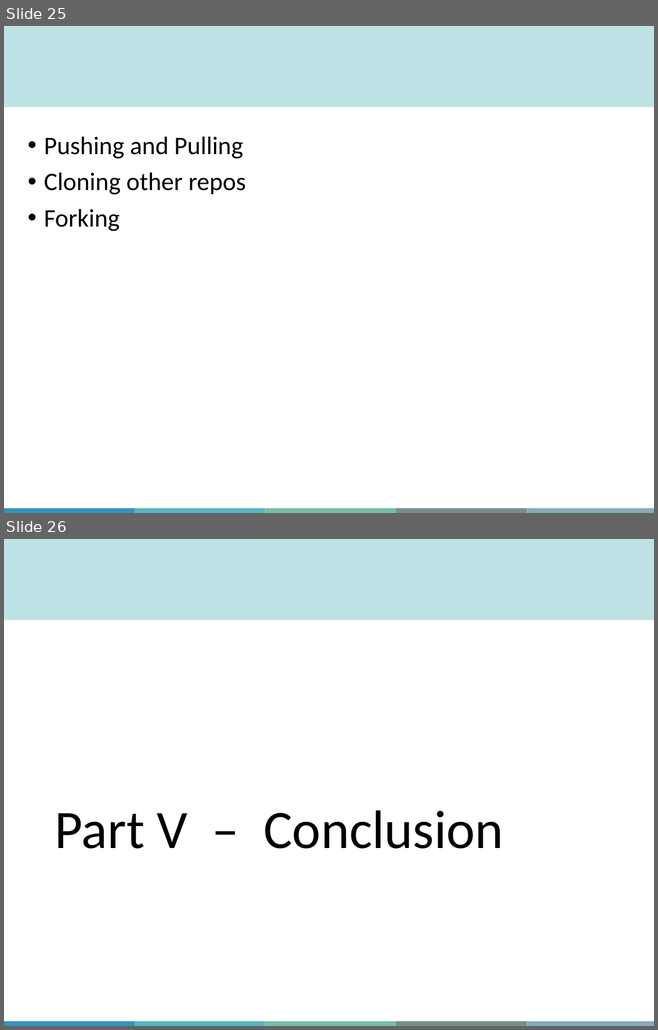
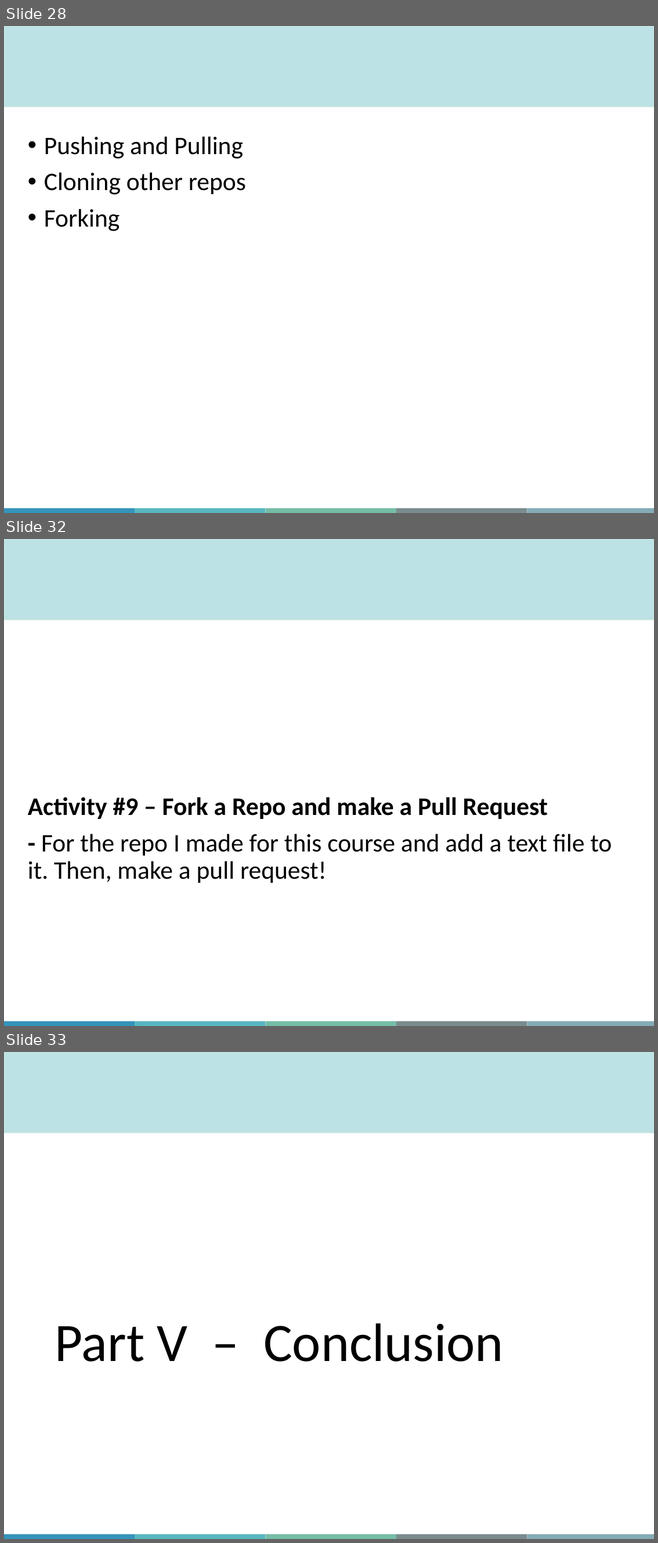
Before and after one commit to aosakwe/MiCM_IntroToGitHub, a slide deck: Slides/MiCM_GitHub_Workshop.pptx. Shown one above the other, each under a label of ours: slides 25 and 26 before the commit, slides 28, 32 and 33 after it; the slides between them are not shown. The pictures are 658x1030 and 658x1543 pixels, drawn with LibreOffice and Linux fonts; fonts in the diff are those of the drawing; background and template pictures are left out. Boxes give left, top, right and bottom in pixels: in the first picture for what was removed or moved away, otherwise in the second. Text is boxed around its words. In the diff, an @@ line names an element or a change of style, - is before the commit and + after.

```diff
--- a/Slides/MiCM_GitHub_Workshop.pptx
+++ b/Slides/MiCM_GitHub_Workshop.pptx
@@ slide 32 added at box(4, 539, 654, 1026), background #FFFFFF; not listed: 6 template elements that a slide beside it also shows @@
@@ text added at box(28, 797, 611, 883), 28 pt, text #000000 @@
+Activity #9 – Fork a Repo and make a Pull Request
+- For the repo I made for this course and add a text file to it. Then, make a pull request!
@@ what was slide 25 is now slide 28 @@
@@ what was slide 26 is now slide 33 @@
```
Also in this commit, not shown: 9 slides changed, 7 other slides added, 6 other files.
